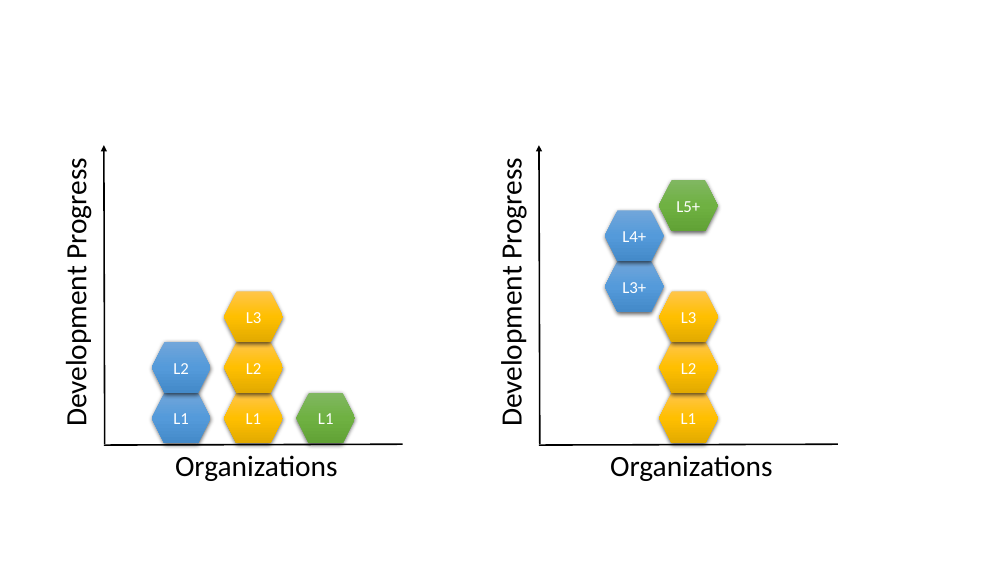
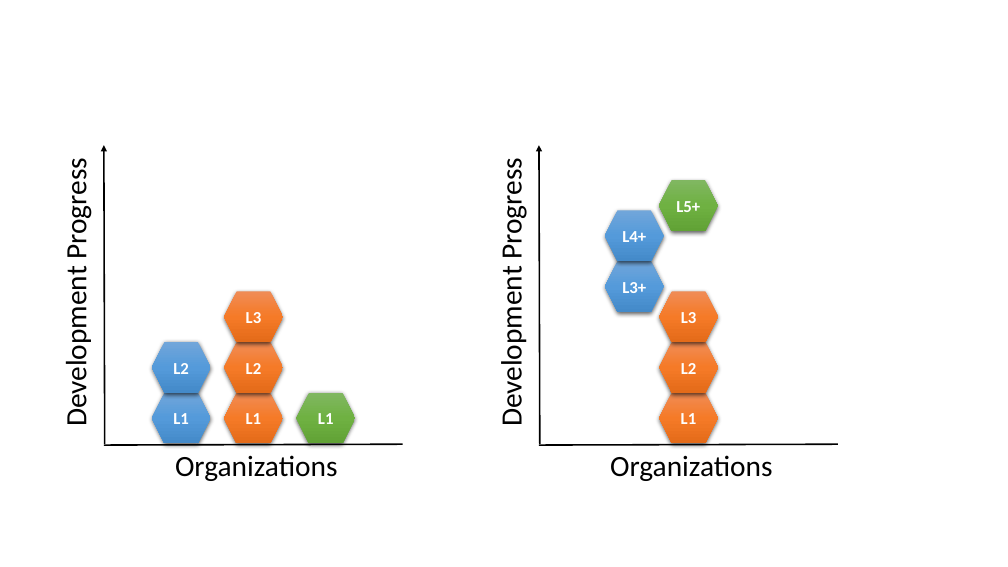
Before and after one commit to forCrowd/WealthFramework, a slide deck: slide 4 of SolutionItems/Documents/Connect2Effect/Connect2Effect.pptx (slide 1 before the commit). Drawn at 1008x567 pixels with LibreOffice and Linux fonts; fonts in the diff are those of the drawing. Boxes give left, top, right and bottom in pixels: in the first picture for what was removed or moved away, otherwise in the second. Text is boxed around its words. In the diff, an @@ line names an element or a change of style, - is before the commit and + after.

```diff
--- a/SolutionItems/Documents/Connect2Effect/Connect2Effect.pptx
+++ b/SolutionItems/Documents/Connect2Effect/Connect2Effect.pptx
@@ bold on in 6 elements at box(152, 393, 211, 444), box(152, 343, 211, 393), box(296, 393, 355, 444), box(605, 261, 664, 312), box(605, 210, 664, 261), box(659, 180, 718, 231) @@
@@ bold on; fill gradient #FFC64B to #FFC000 to #E3AB00 to gradient #F18C57 to #F67B28 to #E56C19 in 6 elements at box(224, 393, 283, 444), box(224, 343, 283, 393), box(224, 291, 283, 342), box(659, 393, 718, 444), box(659, 343, 718, 393), box(659, 291, 718, 342) @@
```
Also in this commit, not shown: 2 other slides changed, 2 slides added, 1 slide removed, 13 other files.
